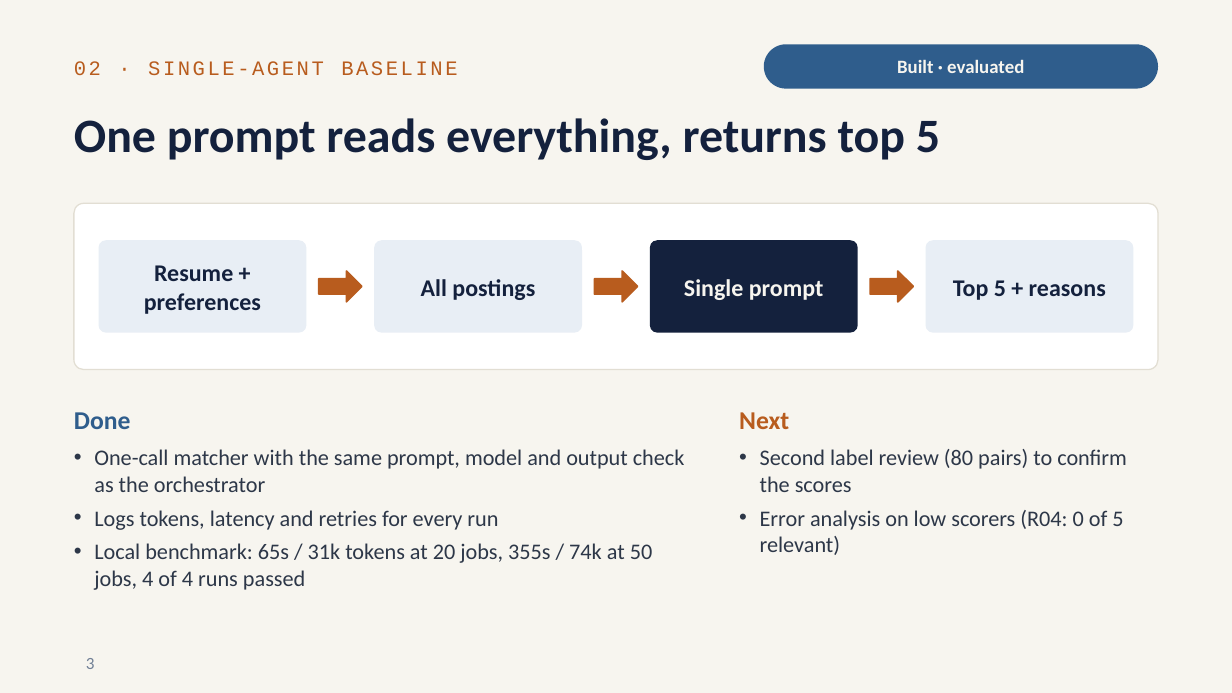
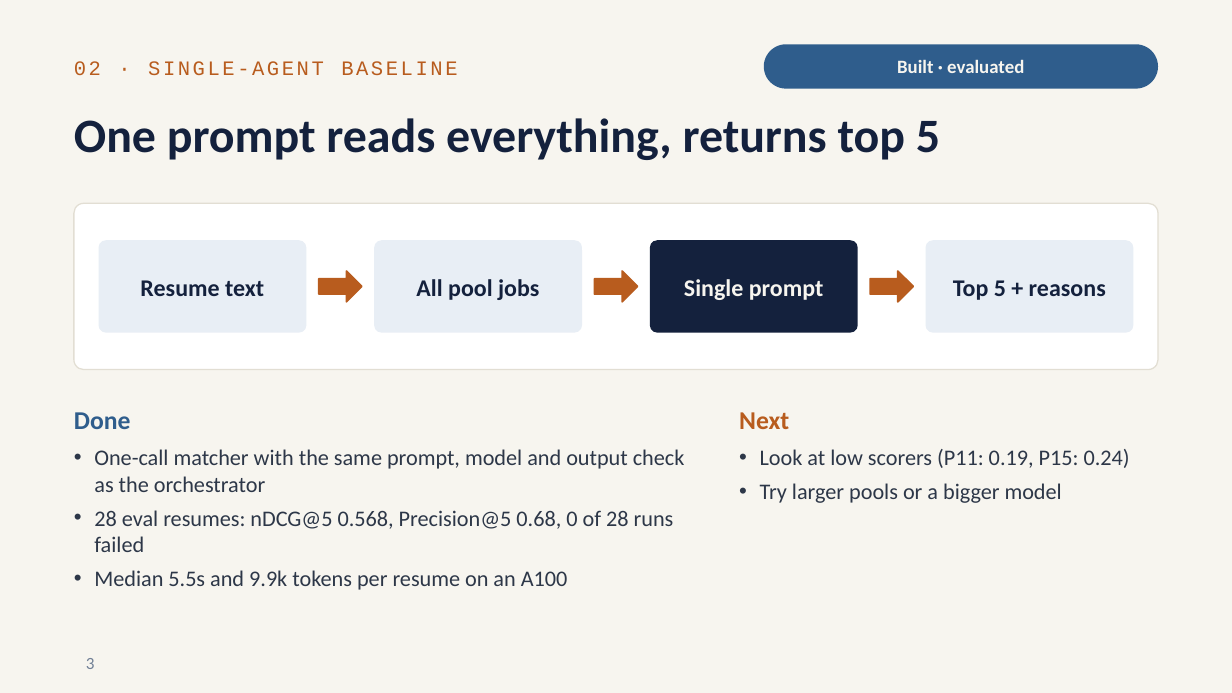
Before and after one commit to RitvikNeerattil/agentic_resume_matcher, a slide deck: slide 3 of progress_update_2026-10.pptx. Drawn at 1232x693 pixels with LibreOffice and Linux fonts; fonts in the diff are those of the drawing. Boxes give left, top, right and bottom in pixels: in the first picture for what was removed or moved away, otherwise in the second. Text is boxed around its words. In the diff, an @@ line names an element or a change of style, - is before the commit and + after.

Commit message:
Update README and evaluation notebook for 14B model; adjust resume extraction prompt

```diff
--- a/progress_update_2026-10.pptx
+++ b/progress_update_2026-10.pptx
@@ text in rounded rectangle at box(140, 280, 264, 296): text changed @@
-Resume + preferences
+Resume text
@@ text in rounded rectangle at box(416, 279, 539, 300): text changed @@
-All postings
+All pool jobs
@@ text at box(760, 449, 1130, 503): text changed @@
-• Second label review (80 pairs) to confirm the scores
-• Error analysis on low scorers (R04: 0 of 5 relevant)
+• Look at low scorers (P11: 0.19, P15: 0.24)
+• Try larger pools or a bigger model
@@ text at box(94, 510, 674, 590): text changed @@
-• Logs tokens, latency and retries for every run
-• Local benchmark: 65s / 31k tokens at 20 jobs, 355s / 74k at 50 jobs, 4 of 4 runs passed
+• 28 eval resumes: nDCG@5 0.568, Precision@5 0.68, 0 of 28 runs failed
+• Median 5.5s and 9.9k tokens per resume on an A100
```
Also in this commit, not shown: 5 other slides changed, 1 slide added, 6 other files.
